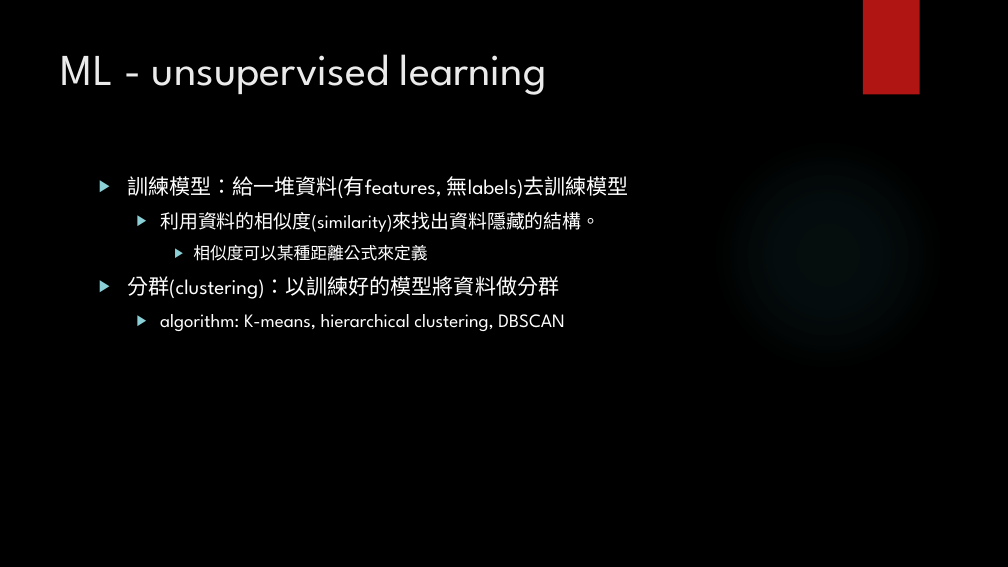
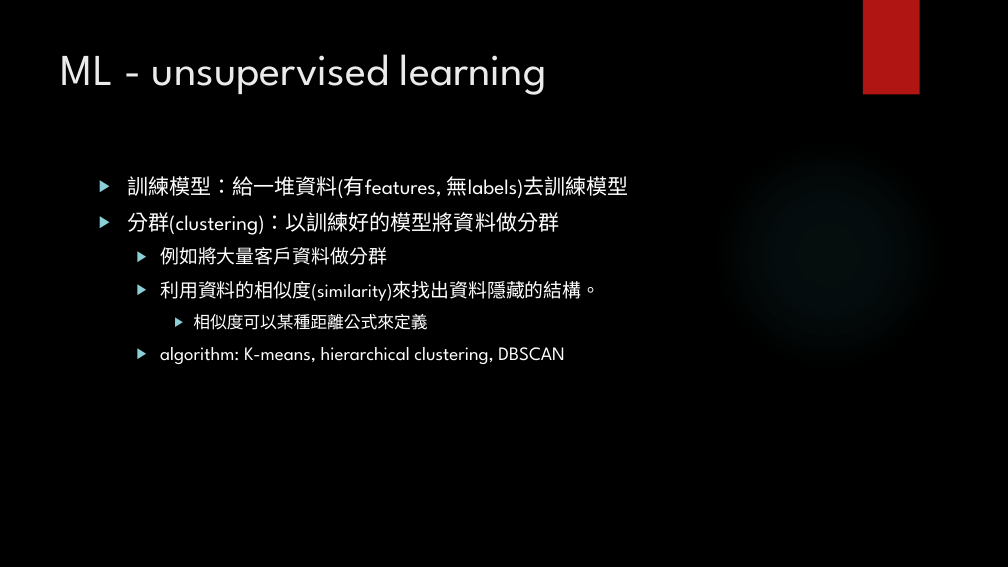
Before and after one commit to vincentman/machinelearn_my, a slide deck: slide 19 of machine learning introduction.pptx. Drawn at 1008x567 pixels with LibreOffice and Linux fonts; fonts in the diff are those of the drawing; background and template pictures are left out. Boxes give left, top, right and bottom in pixels: in the first picture for what was removed or moved away, otherwise in the second. Text is boxed around its words. In the diff, an @@ line names an element or a change of style, - is before the commit and + after.

Commit message:
update pdf

```diff
--- a/machine learning introduction.pptx
+++ b/machine learning introduction.pptx
@@ text at bbox=[127, 212, 559, 265]: paragraphs added @@
+▶ 分群(clustering)：以訓練好的模型將資料做分群
+  ▶ 例如將大量客戶資料做分群
@@ text at bbox=[127, 276, 559, 299]: paragraph removed @@
-▶ 分群(clustering)：以訓練好的模型將資料做分群
```
Also in this commit, not shown: 1 other slide changed.
